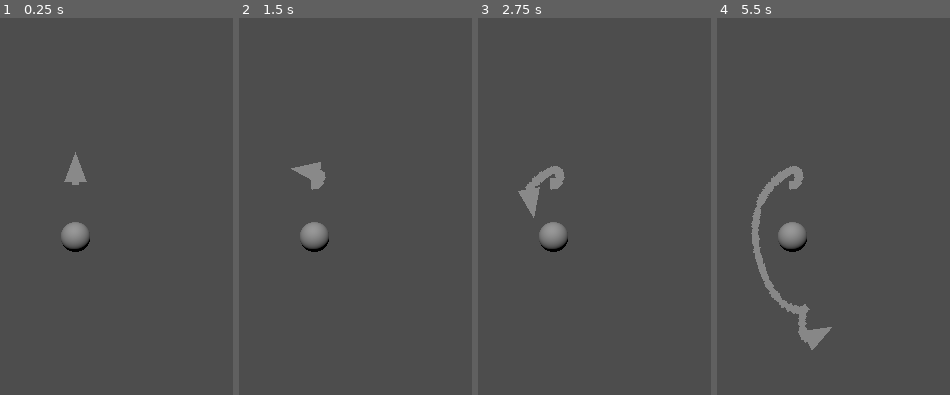
Above: before the commit, frames 1-4 (left to right).
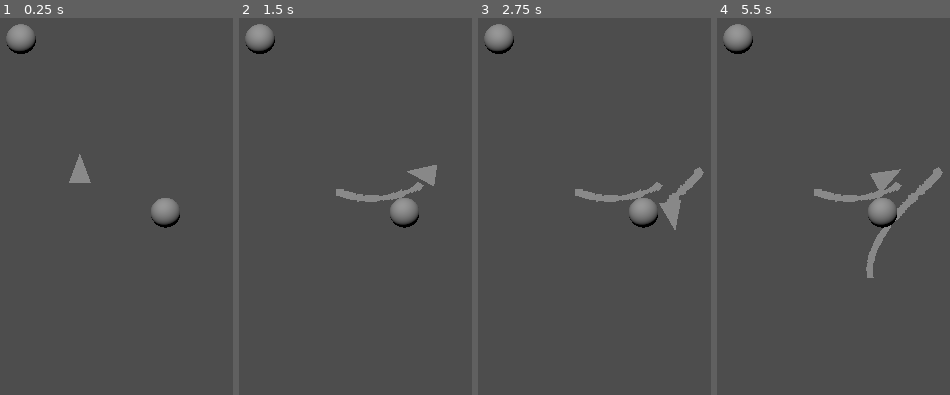
Above: after the commit, the same moments.

Repository: TheBlipBloop/gmtk-2025
Game: Godot game, scene res://scenes/playground_mechanics.tscn
The game is run twice, just before and just after one commit, with the same random seed, the same clock (stepped at 60 frames per second) and the same inputs.
Inputs (mouse positions are in pixels of both pictures, inside the frame that each line leads up to):
- Up to frame 1 (0.25 s): no input
- Up to frame 2 (1.5 s): move the mouse to (outside the picture) at 0.52 s; hold Space (thrust) 0.53-1.28 s; hold A (rotate_ccw) 0.53-1.28 s; move the mouse to (outside the picture) at 1.27 s; tap Right (rotate_cw) at 1.35 s
- Up to frame 3 (2.75 s): move the mouse to (634, 70) at 2.02 s; hold Space (thrust) from 2.03 s (still down); hold A (rotate_ccw) from 2.03 s (still down)
- Up to frame 4 (5.5 s): move the mouse to (751, 259) at 2.77 s; release A (rotate_ccw) at 2.78 s; tap Right (rotate_cw) at 2.85, 4.35 s; move the mouse to (outside the picture) at 3.52 s; release Space (thrust) at 3.53 s; hold A (rotate_ccw) 3.53-4.28 s; move the mouse to (outside the picture) at 4.27 s; move the mouse to (833, 168) at 5.02 s; hold A (rotate_ccw) from 5.03 s (still down)

The runs differ from the first frame. In frame 1, 2.2% of the frame differs, in the area x 3-78%, y 1-63%; in frame 2, 3.5%; in frame 3, 4.3%; in frame 4, 6.2%, in the area x 3-97%, y 1-89%.

Commit message:
more movement work --- implements drift boosting / charging

Diff:
--- a/prefabs/astriod.tscn
+++ b/prefabs/astriod.tscn
@@ -4,11 +4,11 @@
 
 [sub_resource type="SphereMesh" id="SphereMesh_dqp3e"]
 
-[node name="Node3D" type="Node3D"]
+[node name="Asteroid" type="Node3D"]
 
 [node name="GravityZone" parent="." instance=ExtResource("1_28k4l")]
-transform = Transform3D(5, 0, 0, 0, 5, 0, 0, 0, 5, 0, 0, 0)
-strength = 0.5
+transform = Transform3D(8, 0, 0, 0, 8, 0, 0, 0, 8, 0, 0, 0)
+strength = 2.0
 
 [node name="MeshInstance3D" type="MeshInstance3D" parent="."]
 mesh = SubResource("SphereMesh_dqp3e")
--- /dev/null
+++ b/prefabs/marker.tscn
@@ -0,0 +1,7 @@
+[gd_scene load_steps=2 format=3 uid="uid://n53rov78opxe"]
+
+[sub_resource type="CylinderMesh" id="CylinderMesh_3m2aq"]
+
+[node name="Marker" type="MeshInstance3D"]
+transform = Transform3D(0.2, 0, 0, 0, 0.2, 0, 0, 0, 0.2, 0, 0, 0)
+mesh = SubResource("CylinderMesh_3m2aq")
--- a/prefabs/player.tscn
+++ b/prefabs/player.tscn
@@ -1,6 +1,7 @@
-[gd_scene load_steps=7 format=3 uid="uid://w2nk42ky7lom"]
+[gd_scene load_steps=8 format=3 uid="uid://w2nk42ky7lom"]
 
 [ext_resource type="Script" uid="uid://b1ih08j57wy7u" path="res://scripts/ship_movement.gd" id="1_72ieh"]
+[ext_resource type="PackedScene" uid="uid://n53rov78opxe" path="res://prefabs/marker.tscn" id="2_1txc5"]
 [ext_resource type="PackedScene" uid="uid://by646ofkr6ube" path="res://prefabs/player_graphics.tscn" id="2_4dohe"]
 [ext_resource type="Script" uid="uid://cht1jfjii2sdi" path="res://scripts/loop_detector.gd" id="3_r66lb"]
 
@@ -13,7 +14,7 @@
 
 [sub_resource type="QuadMesh" id="QuadMesh_r66lb"]
 
-[node name="Player" type="RigidBody3D" node_paths=PackedStringArray("looper_component")]
+[node name="Player" type="RigidBody3D" node_paths=PackedStringArray("looper_component", "thrust_particles")]
 physics_interpolation_mode = 1
 can_sleep = false
 continuous_cd = true
@@ -21,6 +22,8 @@
 base_rotation_speed = 10.0
 boost_rotation_speed = 5.0
 looper_component = NodePath("LoopDetector")
+marker_node = ExtResource("2_1txc5")
+thrust_particles = NodePath("GPUParticles3D")
 metadata/_custom_type_script = "uid://b1ih08j57wy7u"
 
 [node name="CollisionShape3D" type="CollisionShape3D" parent="."]
@@ -36,5 +39,6 @@
 transform = Transform3D(1, 0, 0, 0, -4.37114e-08, 1, 0, -1, -4.37114e-08, 0, -1.5438e-08, -0.353181)
 amount = 256
 lifetime = 5.0
+visibility_aabb = AABB(-25, -4, -25, 25, 8, 25)
 process_material = SubResource("ParticleProcessMaterial_r66lb")
 draw_pass_1 = SubResource("QuadMesh_r66lb")
--- a/scenes/playground_mechanics.tscn
+++ b/scenes/playground_mechanics.tscn
@@ -12,8 +12,11 @@
 [node name="Camera" parent="." instance=ExtResource("2_bixks")]
 transform = Transform3D(1, 0, 0, 0, -4.37114e-08, -1, 0, 1, -4.37114e-08, 0, 15, 0)
 
-[node name="Node3D" parent="." instance=ExtResource("3_dut4i")]
-transform = Transform3D(1, 0, 0, 0, 1, 0, 0, 0, 1, 0, 0, -2.2247)
-
 [node name="DirectionalLight3D" type="DirectionalLight3D" parent="."]
 transform = Transform3D(0.988393, 0, 0.151916, -0.125314, 0.565298, 0.815312, -0.0858781, -0.824887, 0.558737, 0, 0, 0)
+
+[node name="Asteroid" parent="." instance=ExtResource("3_dut4i")]
+transform = Transform3D(1, 0, 0, 0, 1, 0, 0, 0, 1, -3.00744, -2.38419e-07, -1.4068)
+
+[node name="Asteroid2" parent="." instance=ExtResource("3_dut4i")]
+transform = Transform3D(1, 0, 0, 0, 1, 0, 0, 0, 1, 1.82149, 0, 4.38741)
--- a/scripts/loop_detector.gd
+++ b/scripts/loop_detector.gd
@@ -26,3 +26,10 @@
 		if positions[i].distance_to(current_position) < threshold:
 			return true
 	return false
+
+func get_loop_center() -> Vector2:
+	var total : Vector2 = Vector2.ZERO
+	for pos in positions:
+		total += pos
+
+	return total / positions.size()
--- a/scripts/ship_movement.gd
+++ b/scripts/ship_movement.gd
@@ -14,11 +14,15 @@
 @export var boost_rotation_speed : float = 2.5;
 @export var boost_move_speed : float = 1.75;
 
-@export var loop_boost_speed : float = 3.0;
+@export var loop_boost_speed : float = 3.5;
 
 @export var looper_component : LoopDetector;
+@export var marker_node : PackedScene;
+@export var thrust_particles : GPUParticles3D
 
-var m_boost_speed_scalar : float = 0;
+
+var m_drift_speed_boost : float = 0
+var m_boost_speed_scalar : float = 0
 var m_input_rotation : float = 0.0 # sign + => cw; sign - => ccw
 var m_input_boosting : bool = false
 
@@ -40,11 +44,22 @@
 	m_input_boosting = Input.is_action_pressed("thrust")
 
 	if m_input_boosting:
+		thrust_particles.amount_ratio = 1;
 		looper_component.record_position(Vector2(global_position.x, global_position.z))
 	else:
+		thrust_particles.amount_ratio = 0;
+
 		looper_component.reset_positions()
 
 	if looper_component.is_loop_complete(Vector2(global_position.x, global_position.z)):
+		var center : Vector2 = looper_component.get_loop_center()
+		var a = marker_node.instantiate() as Node3D
+		get_tree().root.add_child(a)
+
+		a.global_position = Vector3(center.x, 0.0, center.y)
+
+		print(center)
+
 		looper_component.reset_positions()
 		print("loop complete");
 		_boost()
@@ -60,7 +75,10 @@
 	# drift force
 	if linear_velocity.dot(basis.z) < 0.0 and m_input_boosting:
 		var force = max(_get_move_speed(), linear_velocity.length())
-		linear_velocity += basis.z * force * delta * 1.1;
+		linear_velocity += basis.z * force * delta * m_drift_speed_boost;
+		m_drift_speed_boost += delta / 4
+	else:
+		m_drift_speed_boost = 1.1
 
 	if not m_input_boosting:
 		linear_velocity = linear_velocity.move_toward(Vector3.ZERO, delta * base_slow_down_speed);
